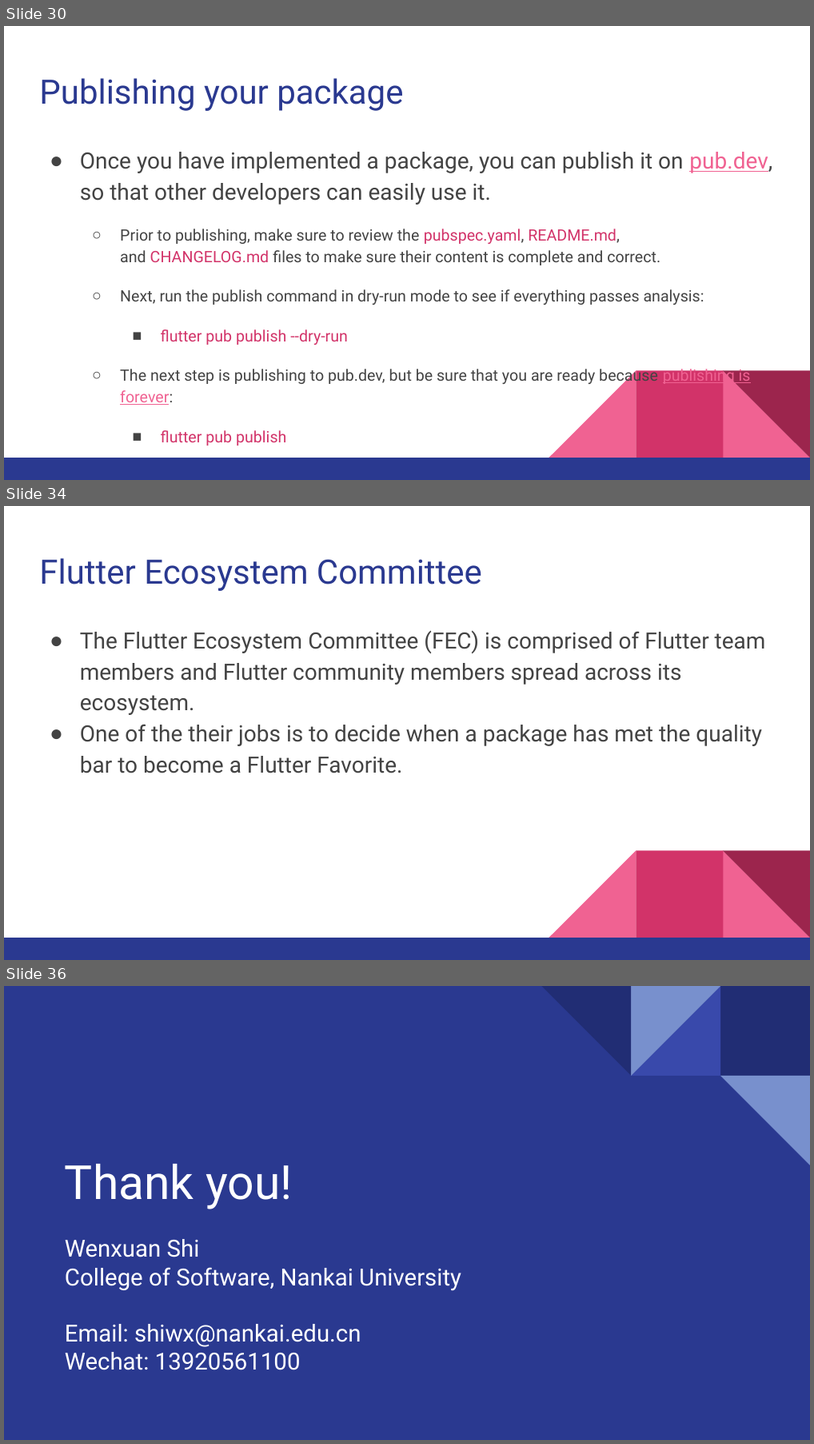
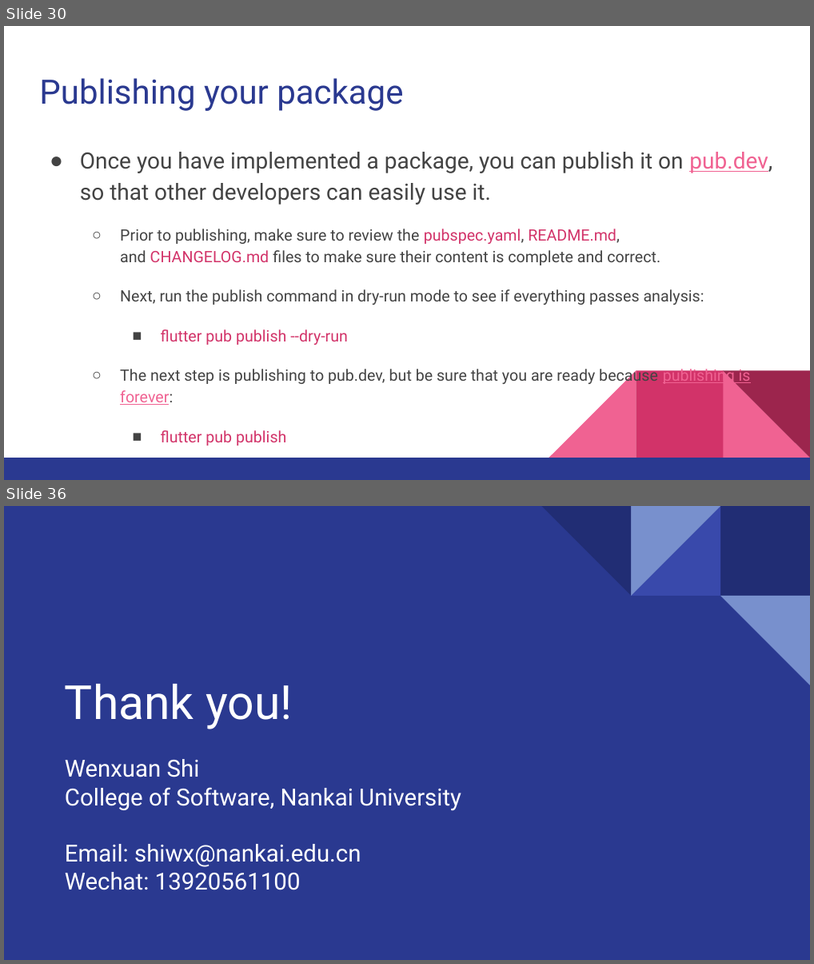
Before and after one commit to walkman617/Flutter2, a slide deck: Lecture/C06 Packages_Plugins.pptx. Shown one above the other, each under a label of ours: slides 30, 34 and 36 before the commit, slides 30 and 36 after it; the slides between them are not shown. The pictures are 814x1444 and 814x964 pixels, drawn with LibreOffice and Linux fonts; fonts in the diff are those of the drawing. Boxes give left, top, right and bottom in pixels: in the first picture for what was removed or moved away, otherwise in the second. Text is boxed around its words. In the diff, an @@ line names an element or a change of style, - is before the commit and + after.

```diff
--- a/Lecture/C06 Packages_Plugins.pptx
+++ b/Lecture/C06 Packages_Plugins.pptx
@@ slide 34 removed at bbox=[4, 506, 810, 960], background #FFFFFF; not listed: 5 template elements that a slide beside it also shows @@
@@ title removed at bbox=[39, 558, 482, 591] @@
-Flutter Ecosystem Committee
@@ text removed at bbox=[80, 630, 766, 773] @@
-● The Flutter Ecosystem Committee (FEC) is comprised of Flutter team members and Flutter community members spread across its ecosystem.
-● One of the their jobs is to decide when a package has met the quality bar to become a Flutter Favorite.
```
Also in this commit, not shown: 6 slides changed, 4 slides added, 3 other slides removed.
